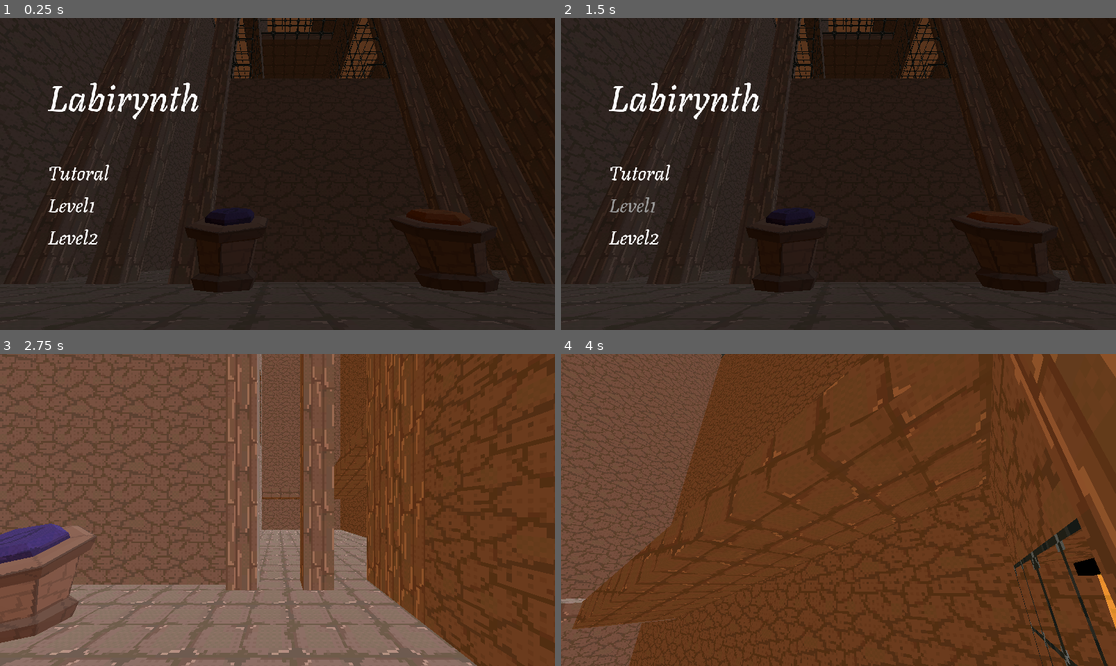
Above: before the commit, frames 1-4 (two rows, left to right).
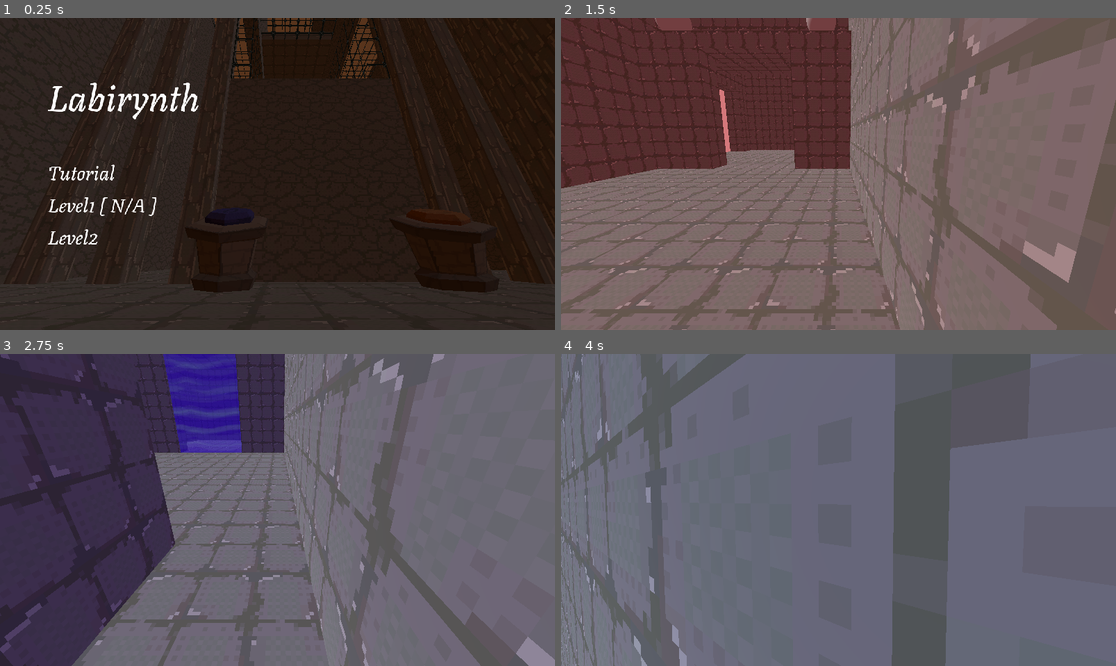
Above: after the commit, the same moments.

Repository: ThreeCoffees/HackYeah2025
Game: Godot game, scene res://levels/main_menu.tscn
The game is run twice, just before and just after one commit, with the same random seed, the same clock (stepped at 60 frames per second) and the same inputs. This scene is started directly instead of the project's main scene.
Inputs (mouse positions are in pixels of both pictures, inside the frame that each line leads up to):
- Up to frame 1 (0.25 s): no input
- Up to frame 2 (1.5 s): tap Enter at 0.5 s; move the mouse to (721, 170) at 0.52 s; hold D (move_right) 0.53-1.28 s; click (721, 170) at 0.6 s; tap Space (jump) at 0.77 s; move the mouse to (721, 202) at 1.27 s; hold S (move_backwards) from 1.28 s (still down); click (721, 202) at 1.35 s
- Up to frame 3 (2.75 s): tap Space (jump) at 1.52 s; move the mouse to (160, 572) at 2.02 s; release S (move_backwards) at 2.03 s; hold D (move_right) from 2.03 s (still down); click (160, 572) at 2.1 s
- Up to frame 4 (4 s): move the mouse to (832, 516) at 2.77 s; release D (move_right) at 2.78 s; hold W (move_forward) from 2.78 s (still down); click (832, 516) at 2.85 s; tap Space (jump) at 3.02, 3.77 s; move the mouse to (877, 513) at 3.52 s; click (877, 513) at 3.6 s

The runs differ from the first frame. In frame 1, 0.2% of the frame differs, in the area x 16-29%, y 46-64%; in frame 2, 97%; in frame 3, 98%; in frame 4, 100%, in the area x 0-100%, y 0-100%.
Error before the commit: Cannot call method 'instantiate' on a null value. (res://ui/menu_button.gd:22)

Commit message:
Add levels to menu

Diff:
--- a/levels/main_menu.tscn
+++ b/levels/main_menu.tscn
@@ -6,6 +6,7 @@
 [ext_resource type="Script" uid="uid://c7jykogydtsdt" path="res://ui/menu_button.gd" id="2_6flho"]
 [ext_resource type="Texture2D" uid="uid://c8tl43kj46m0b" path="res://assets/column_tiles.png" id="2_pppj1"]
 [ext_resource type="Texture2D" uid="uid://g2qbljkc80cr" path="res://assets/wall_tiles.png" id="3_6flho"]
+[ext_resource type="PackedScene" uid="uid://dcujt2ktb63sd" path="res://levels/tutorial.tscn" id="3_7ty7c"]
 [ext_resource type="Texture2D" uid="uid://dvsjoo503gl0f" path="res://assets/floor_tiles.png" id="4_ofye2"]
 [ext_resource type="PackedScene" uid="uid://diiwa5d43dean" path="res://characters/walking_character.tscn" id="5_7ty7c"]
 [ext_resource type="PackedScene" uid="uid://dy7dd3ej6xisk" path="res://activators/global_state_button.tscn" id="6_nwbki"]
@@ -91,16 +92,17 @@
 layout_mode = 2
 theme_override_fonts/normal_font = ExtResource("1_pppj1")
 theme_override_font_sizes/normal_font_size = 40
-text = "Tutoral
+text = "Tutorial
 "
 fit_content = true
 script = ExtResource("2_6flho")
+level_scene = ExtResource("3_7ty7c")
 
 [node name="Level1" type="RichTextLabel" parent="UI/MarginContainer/HBoxContainer/VBoxContainer/VBoxContainer2"]
 layout_mode = 2
 theme_override_fonts/normal_font = ExtResource("1_pppj1")
 theme_override_font_sizes/normal_font_size = 40
-text = "Level1
+text = "Level1 [ N/A ]
 "
 fit_content = true
 script = ExtResource("2_6flho")
--- a/levels/tutorial.tscn
+++ b/levels/tutorial.tscn
@@ -9,6 +9,7 @@
 [ext_resource type="PackedScene" uid="uid://dy7dd3ej6xisk" path="res://activators/global_state_button.tscn" id="5_0fvvq"]
 [ext_resource type="PackedScene" uid="uid://biv5d65umpjqc" path="res://walls/light_wall.tscn" id="5_aaho8"]
 [ext_resource type="Material" uid="uid://b6tga0lbp3h6r" path="res://materials/transparent_wall.tres" id="7_c633x"]
+[ext_resource type="PackedScene" uid="uid://bc8aagpd2mxau" path="res://ui/PauseMenu.tscn" id="10_bp3yb"]
 
 [node name="Tutorial" type="Node3D"]
 script = ExtResource("1_gdrka")
@@ -191,3 +192,5 @@
 
 [node name="GlobalStateButton4" parent="." instance=ExtResource("5_0fvvq")]
 transform = Transform3D(-4.371139e-08, 0, -1, 0, 1, 0, 1, 0, -4.371139e-08, 11, 0.5, -6)
+
+[node name="PauseMenu" parent="." instance=ExtResource("10_bp3yb")]
--- a/ui/menu_button.gd
+++ b/ui/menu_button.gd
@@ -19,6 +19,7 @@
 
 	var mouse_event: InputEventMouseButton = event
 	if mouse_event.button_index == 1 and mouse_event.button_mask == 0:
+		if level_scene == null: return
 		var instance = level_scene.instantiate()
 		var tree = get_tree()
 		var cur_scene = tree.get_current_scene()
Not shown: 1 places in levels/main_menu.tscn that only renumber resources
Not shown: 1 places in levels/tutorial.tscn that only renumber resources
